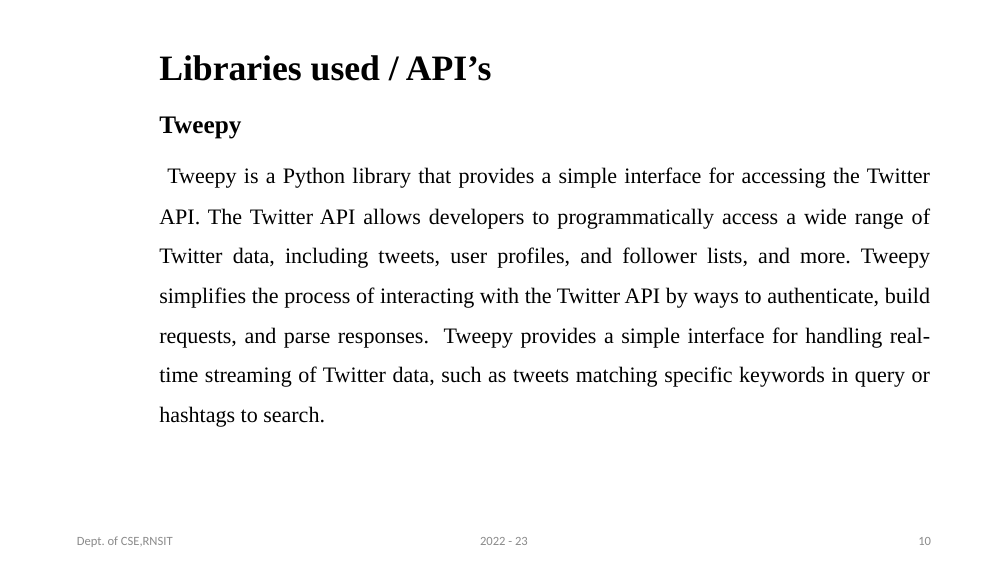
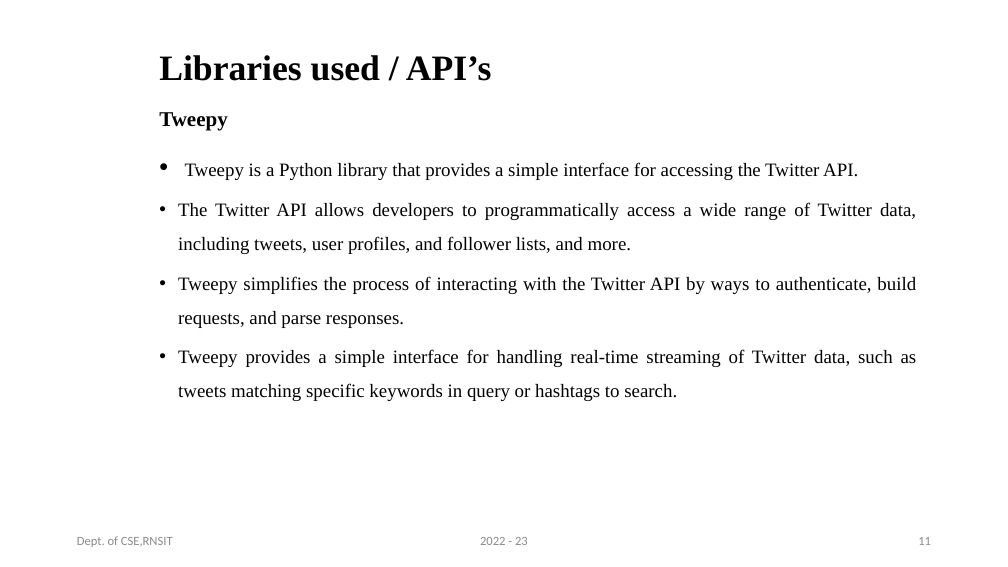
Before and after one commit to vinayhr01/Twitter-Sentiment-Analysis-Web-Application-Project, a slide deck: slide 11 of Final__Project_Presentation.pptx (slide 10 before the commit). Drawn at 1008x567 pixels with LibreOffice and Linux fonts; fonts in the diff are those of the drawing. Boxes give left, top, right and bottom in pixels: in the first picture for what was removed or moved away, otherwise in the second. Text is boxed around its words. In the diff, an @@ line names an element or a change of style, - is before the commit and + after.

```diff
--- a/Final__Project_Presentation.pptx
+++ b/Final__Project_Presentation.pptx
@@ text at (159, 112, 228, 131): size 24 to 20 pt in "Tweepy" @@
@@ text at (178, 162, 917, 401): text changed; size 21 to 18 pt @@
-  Tweepy is a Python library that provides a simple interface for accessing the Twitter API. The Twitter API allows developers to programmatically access a wide range of Twitter data, including tweets, user profiles, and follower lists, and more. Tweepy simplifies the process of interacting with the Twitter API by ways to authenticate, build requests, and parse responses. Tweepy provides a simple interface for handling real-time streaming of Twitter data, such as tweets matching specific keywords in query or hashtags to search.
+  • Tweepy is a Python library that provides a simple interface for accessing the Twitter API.
+  • The Twitter API allows developers to programmatically access a wide range of Twitter data, including tweets, user profiles, and follower lists, and more.
+  • Tweepy simplifies the process of interacting with the Twitter API by ways to authenticate, build requests, and parse responses.
+  • Tweepy provides a simple interface for handling real-time streaming of Twitter data, such as tweets matching specific keywords in query or hashtags to search.
@@ page number at (918, 537, 931, 545): text changed @@
-10
+11
```
Also in this commit, not shown: 20 other slides changed, 1 slide added, 1 other file.
